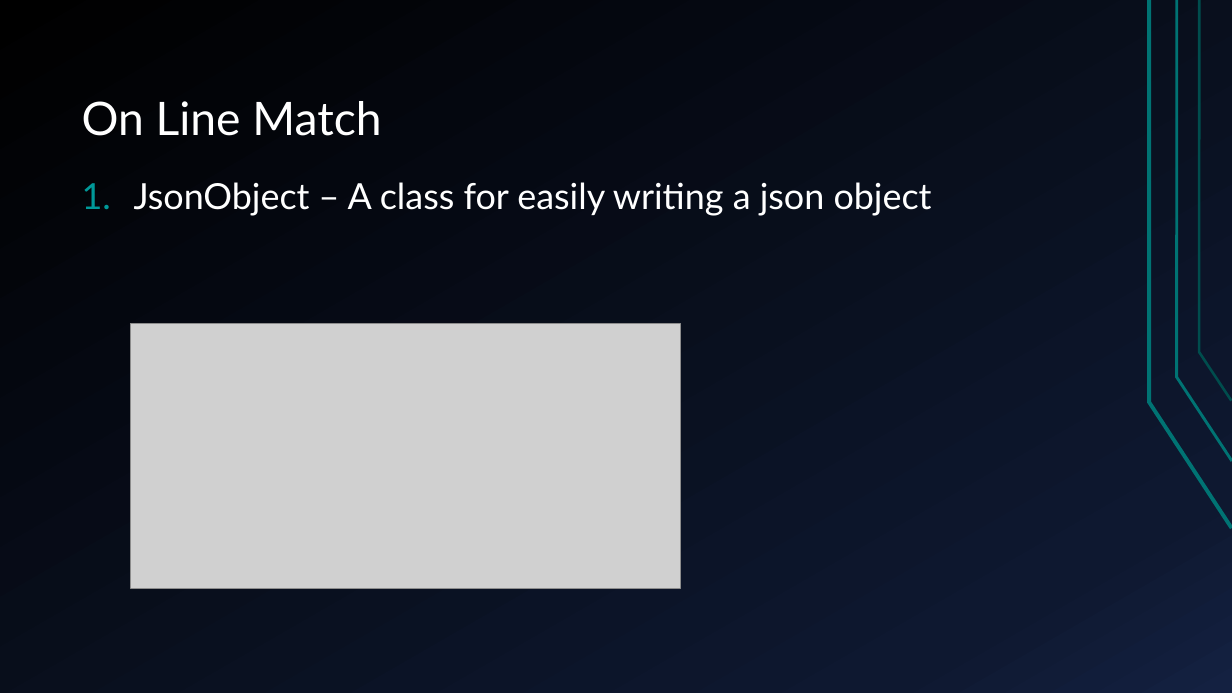
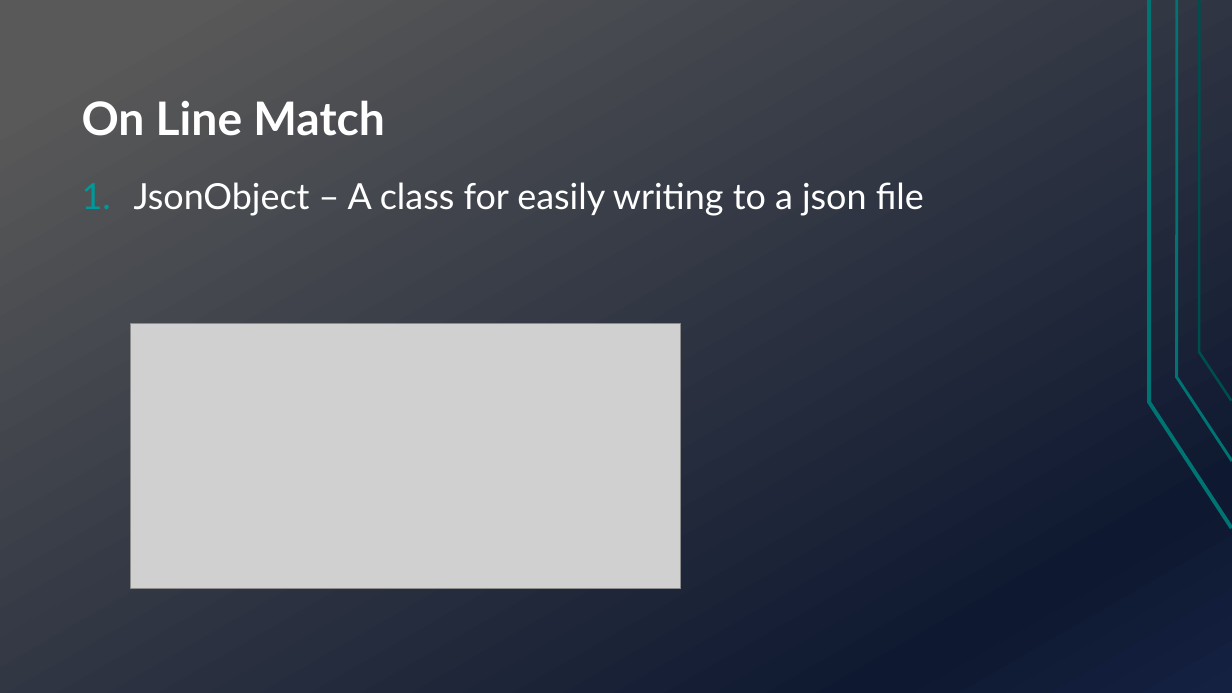
Before and after one commit to TechnionTDK/jbs-text2json, a slide deck: slide 6 of Text2Json.pptx (slide 5 before the commit). Drawn at 1232x693 pixels with LibreOffice and Linux fonts; fonts in the diff are those of the drawing; grey boxes stand for pictures. Boxes give left, top, right and bottom in pixels: in the first picture for what was removed or moved away, otherwise in the second. Text is boxed around its words. In the diff, an @@ line names an element or a change of style, - is before the commit and + after.

```diff
--- a/Text2Json.pptx
+++ b/Text2Json.pptx
@@ background gradient #000000 to #0F1931 to #142242 to gradient #595959 to #0F1931 to #142242 @@
@@ title "On Line Match" at [82,100,385,136]: bold on @@
@@ text at [134,182,924,216]: text changed @@
-1. JsonObject – A class for easily writing a json object
+1. JsonObject – A class for easily writing to a json file
```
Also in this commit, not shown: 9 other slides changed, 4 slides added.
